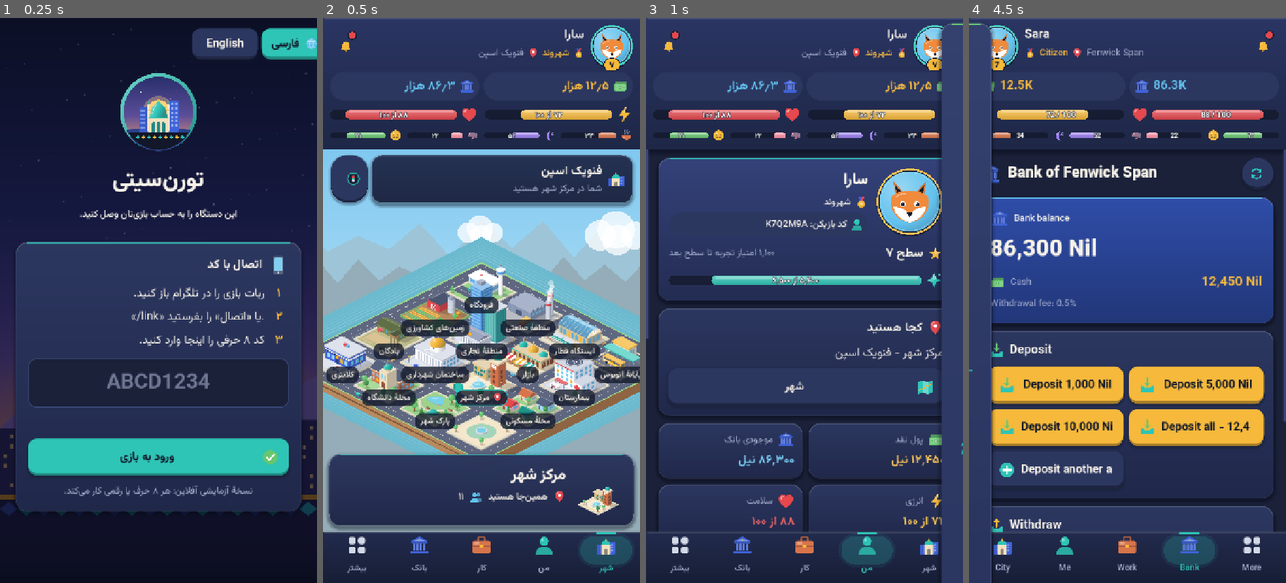
Above: before the commit, frames 1-4 (left to right).
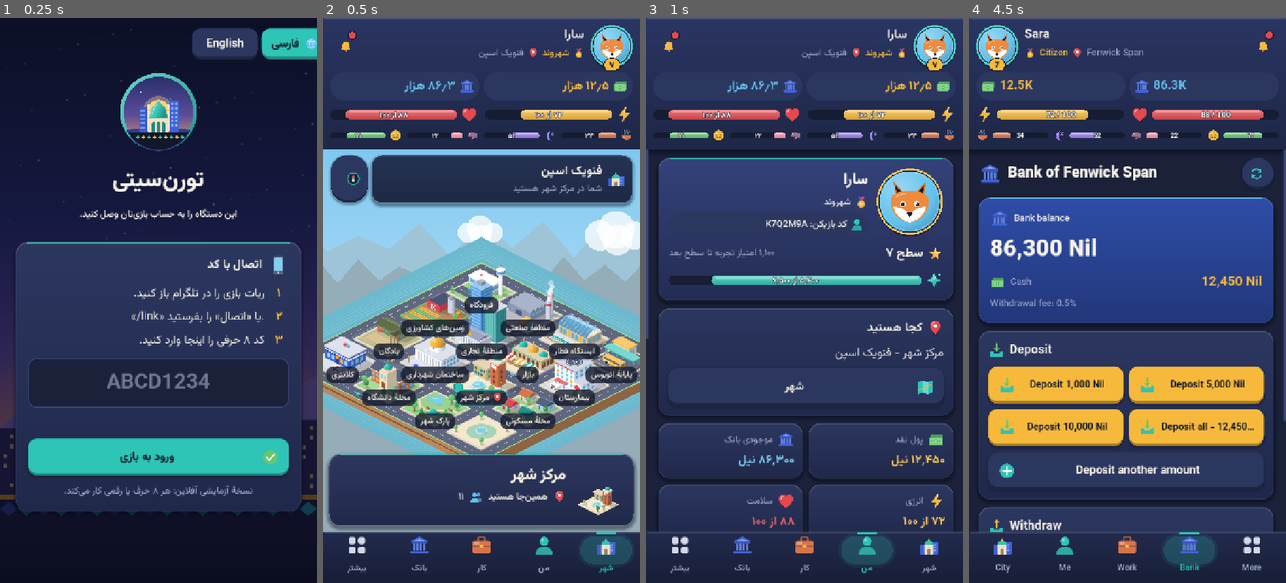
Above: after the commit, the same moments.

Repository: mrjvadi/torncity-client
Game: Godot game, scene res://dev/screenshots.tscn
Same seed, same stepped clock (60 frames per second), same inputs: the game is played once before the commit and once after it. This scene is started directly instead of the project's main scene.
Inputs (mouse positions are in pixels of both pictures, inside the frame that each line leads up to):
- Up to frame 1 (0.25 s): no input
- Up to frame 2 (0.5 s): no input
- Up to frame 3 (1 s): click (934, 46) at 0.5 s
- Up to frame 4 (4.5 s): click (991, 46) at 1.27 s; click (1035, 176) at 2.02 s; click (994, 176) at 2.77 s; move the mouse to (1197, 272) at 3.52 s; click (1197, 272) at 3.67 s; click (997, 46) at 4.25 s

Frame 1 is identical in both runs. In frame 2, 0.2% of the frame differs, in the area x 82-100%, y 61-65%; in frame 3, 4.3%; in frame 4, 8.2%, in the area x 0-100%, y 1-100%.

Commit message:
Fix toast sizing, bank buttons and map tags at the view edges; screenshot review tools

Diff:
--- a/dev/screenshots.gd
+++ b/dev/screenshots.gd
@@ -98,6 +98,7 @@
 				Session.add_notice({"type": "notice", "kind": "shift_paid", "text": Mock.L("💰 شیفت تمام شد و ۱٬۸۵۰ نیل دستمزد گرفتید.", "💰 Your shift is over: you were paid 1,850 Nil.")})
 			if name == "city_night":
 				CityMapView.force_hour = 22.0
+			shell.toasts.clear()
 			if cmd.begins_with("@"):
 				shell.open_local(cmd.substr(1))
 			else:
@@ -111,8 +112,19 @@
 					m._walk_left = m._walk_total * 0.55
 					m._update_walker()
 			await _frames(8)
+			if OS.get_environment("SHOT_DEBUG") != "":
+				_debug(shell)
 			await _save(lang, name)
 			if name == "city_walking":
 				Mock.st["walk"] = null
 				Mock.st["place"] = "city_centre"
 		CityMapView.force_hour = -1.0
+
+
+func _debug(n: Node, depth := 0) -> void:
+	if n is Control and depth < 9:
+		var c: Control = n
+		if c.get_combined_minimum_size().x > 720 or c.position.x < -1 or c.size.x > 721:
+			print("  ".repeat(depth), c.name, " ", c.get_class(), " pos=", c.position, " size=", c.size, " min=", c.get_combined_minimum_size())
+	for ch in n.get_children():
+		_debug(ch, depth + 1)
--- a/src/screens/bank.gd
+++ b/src/screens/bank.gd
@@ -46,13 +46,22 @@
 	g.columns = 2
 	g.add_theme_constant_override("h_separation", 12)
 	g.add_theme_constant_override("v_separation", 12)
+	var custom: Array = []
 	for a in acts:
 		if str(a.get("command", "")) != cmd:
 			continue
-		var b := UI.action_button(a, "GoldButton" if a.get("input") == null and icon_name == "deposit" else ("Button" if a.get("input") == null else "GhostButton"))
+		if a.get("input") is Dictionary:
+			custom.append(a)
+			continue
+		var b := UI.action_button(a, "GoldButton" if icon_name == "deposit" else "Button")
 		b.size_flags_horizontal = Control.SIZE_EXPAND_FILL
+		b.add_theme_font_size_override("font_size", 22)
 		b.disabled = not enabled
 		g.add_child(b)
+	for a in custom:
+		var b := UI.action_button(a, "GhostButton")
+		b.disabled = not enabled
+		box.add_child.call_deferred(b)
 	if g.get_child_count() == 0:
 		box.add_child(UI.label(I18n.t("bank.nothing"), "DimLabel", -1, true))
 	else:
--- a/src/ui/toast_layer.gd
+++ b/src/ui/toast_layer.gd
@@ -32,9 +32,11 @@
 	var body := UI.rich(TextIcons.strip(text) if TextIcons.lead_icon(text) != "" else text, 24)
 	row.add_child(body)
 	p.add_child(row)
+	var w := minf(get_viewport_rect().size.x - 32, 680)
+	p.custom_minimum_size.x = w
+	body.custom_minimum_size.x = w - 48 - 14 - p.padding * 2
 	add_child(p)
-	p.custom_minimum_size.x = minf(size.x - 32, 680)
-	p.position = Vector2((size.x - p.custom_minimum_size.x) / 2.0, -200)
+	p.position = Vector2((get_viewport_rect().size.x - w) / 2.0, -400)
 	p.gui_input.connect(func(e): if e is InputEventMouseButton and e.pressed: _dismiss(p))
 	_stack.push_front(p)
 	while _stack.size() > MAX:
@@ -46,12 +48,19 @@
 	TelegramApp.haptic("light")
 
 
+func clear() -> void:
+	for p in _stack:
+		if is_instance_valid(p):
+			p.queue_free()
+	_stack.clear()
+
+
 func _layout() -> void:
 	var y := top_inset
 	for p in _stack:
 		if not is_instance_valid(p):
 			continue
-		var target := Vector2((size.x - p.size.x) / 2.0, y)
+		var target := Vector2((get_viewport_rect().size.x - p.size.x) / 2.0, y)
 		if Config.headless_capture:
 			p.position = target
 		else:
--- a/src/ui/ui.gd
+++ b/src/ui/ui.gd
@@ -111,7 +111,7 @@
 		ic = "forward" if ic == "back" else "back"   # arrows point the reading way
 	var b := button(TextIcons.strip(label), ic, kind)
 	b.alignment = HORIZONTAL_ALIGNMENT_CENTER
-	b.clip_text = true
+	b.text_overrun_behavior = TextServer.OVERRUN_TRIM_ELLIPSIS
 	b.pressed.connect(func(): Game.run_action(action))
 	return b
 
--- a/src/world/city_map_view.gd
+++ b/src/world/city_map_view.gd
@@ -291,8 +291,11 @@
 		var anchor := CityLayout.project(CityLayout.lot_origin(slots[code]) + Vector2(CityLayout.LOT, CityLayout.LOT) * 0.86)
 		var p := to_screen(anchor)
 		chip.reset_size()
-		chip.position = p - Vector2(chip.size.x / 2.0, chip.size.y * 0.5)
-		chip.visible = Rect2(Vector2(-60, -30), size + Vector2(120, 60)).has_point(p)
+		var pos := p - Vector2(chip.size.x / 2.0, chip.size.y * 0.5)
+		# keep tags readable at the edges of the view
+		pos.x = clampf(pos.x, 6.0, maxf(6.0, size.x - chip.size.x - 6.0))
+		chip.position = pos
+		chip.visible = Rect2(Vector2(-40, -30), size + Vector2(80, 60)).has_point(p)
 
 
 func select(code: String) -> void:
Not shown, changed: dev/screenshots.sh
Not shown, added: dev/sheet.py
